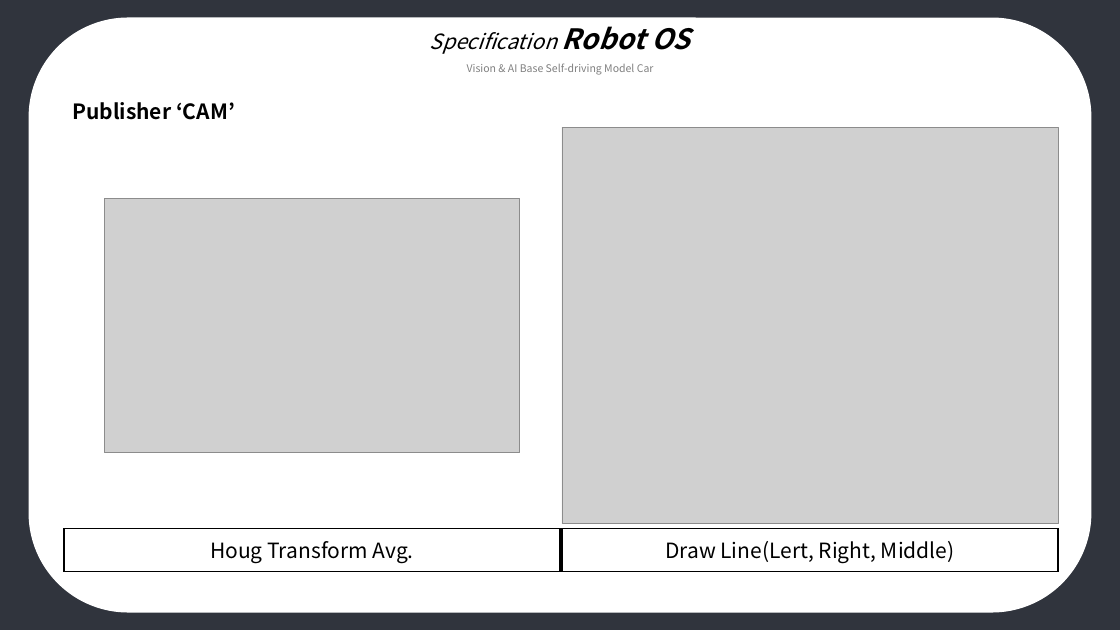
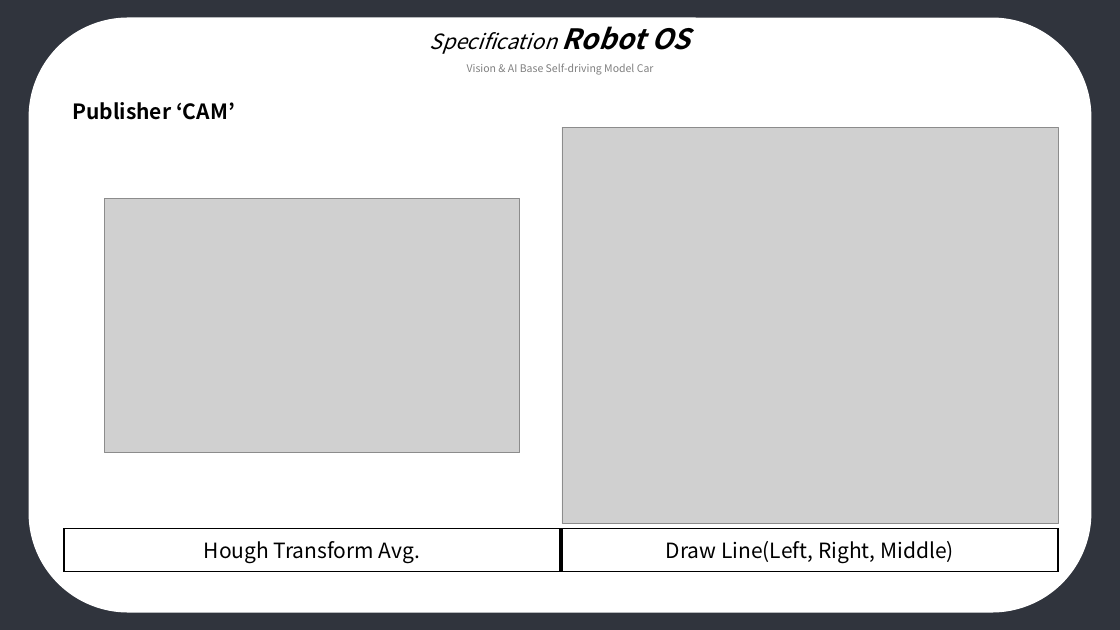
Before and after one commit to JunTae90/Car_Control, a slide deck: slide 13 of PORTFOLIO 01_Vision&AI Base Self-driving Model Car_이준태.pptx. Drawn at 1120x630 pixels with LibreOffice and Linux fonts; fonts in the diff are those of the drawing; grey boxes stand for pictures. Boxes give left, top, right and bottom in pixels: in the first picture for what was removed or moved away, otherwise in the second. Text is boxed around its words. In the diff, an @@ line names an element or a change of style, - is before the commit and + after.

```diff
--- a/PORTFOLIO 01_Vision&AI Base Self-driving Model Car_이준태.pptx
+++ b/PORTFOLIO 01_Vision&AI Base Self-driving Model Car_이준태.pptx
@@ text in rectangle at <box>204,541,420,563</box>: text changed @@
-Houg Transform Avg.
+Hough Transform Avg.
@@ text in rectangle at <box>666,541,954,563</box>: text changed @@
-Draw Line(Lert, Right, Middle)
+Draw Line(Left, Right, Middle)
```
Also in this commit, not shown: 1 other slide changed.
